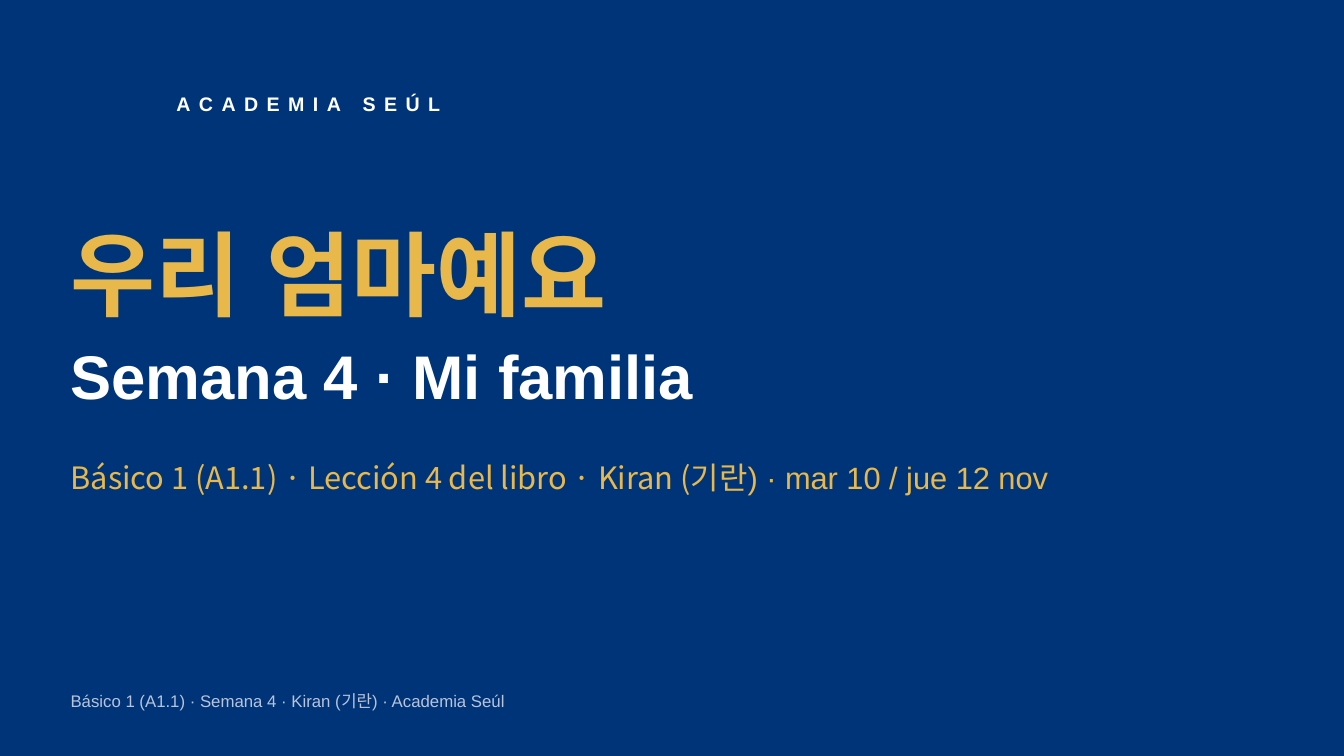
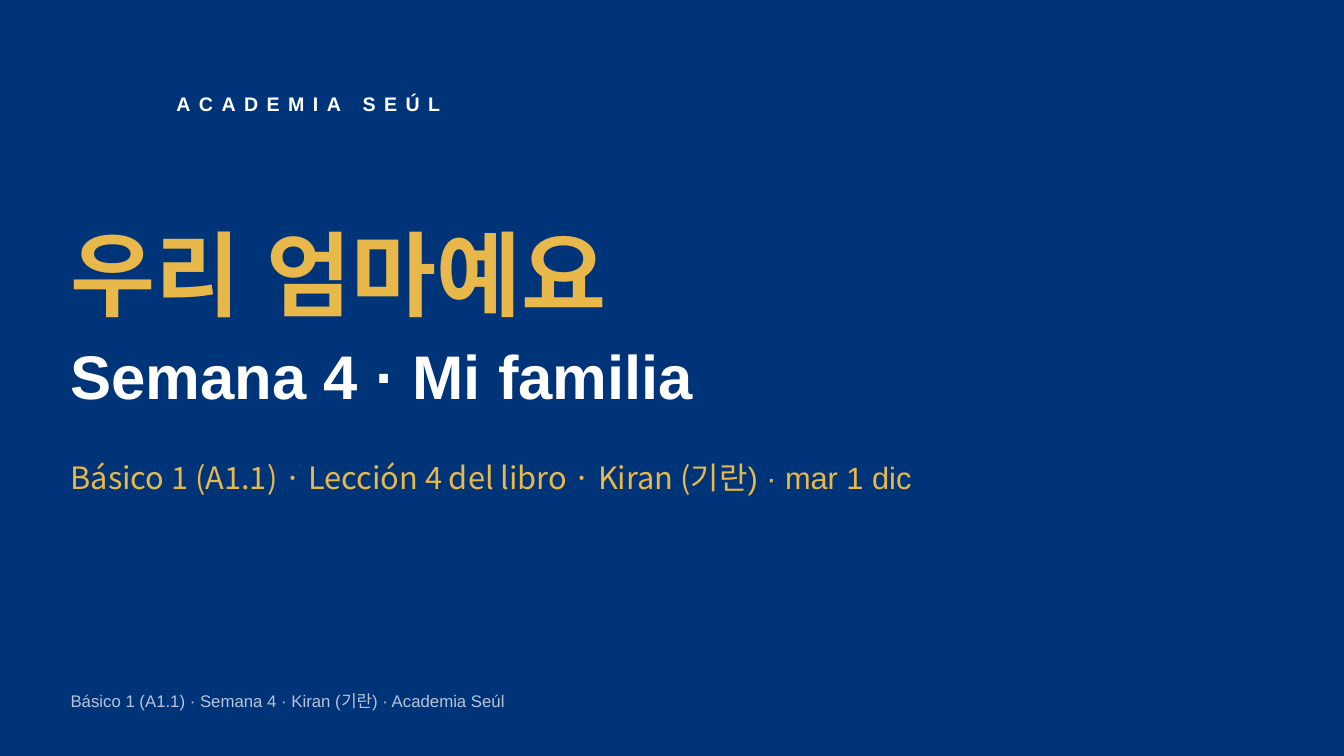
Before and after one commit to academiaseul/ACADEMIASEULWEB, a slide deck: slide 1 of Curriculo/Fase2_Basico1/decks/Basico1_S04_Kiran.pptx. Drawn at 1344x756 pixels with LibreOffice and Linux fonts; fonts in the diff are those of the drawing; background and template pictures are left out. Boxes give left, top, right and bottom in pixels: in the first picture for what was removed or moved away, otherwise in the second. Text is boxed around its words. In the diff, an @@ line names an element or a change of style, - is before the commit and + after.

```diff
--- a/Curriculo/Fase2_Basico1/decks/Basico1_S04_Kiran.pptx
+++ b/Curriculo/Fase2_Basico1/decks/Basico1_S04_Kiran.pptx
@@ text at bbox=[71, 462, 911, 496]: text changed @@
-Básico 1 (A1.1) · Lección 4 del libro · Kiran (기란) · mar 10 / jue 12 nov
+Básico 1 (A1.1) · Lección 4 del libro · Kiran (기란) · mar 1 dic
```
Also in this commit, not shown: 1 other slide changed, 23 other files.
